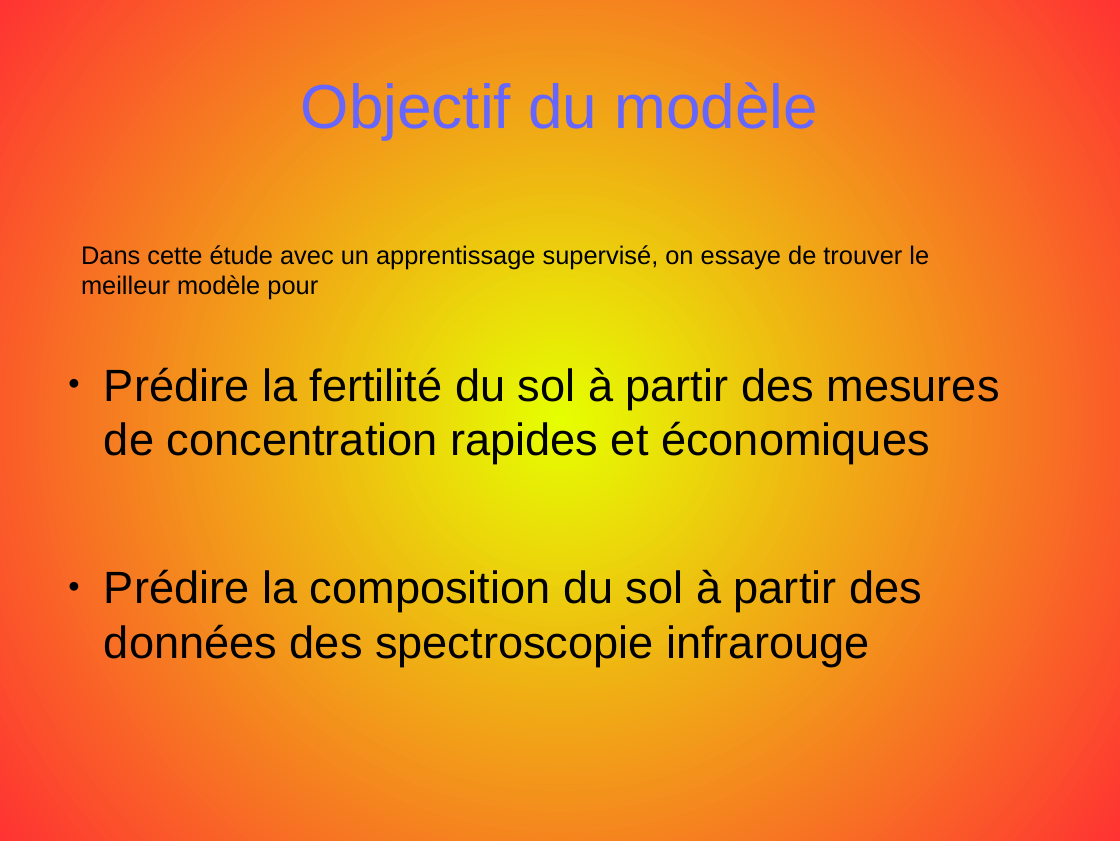
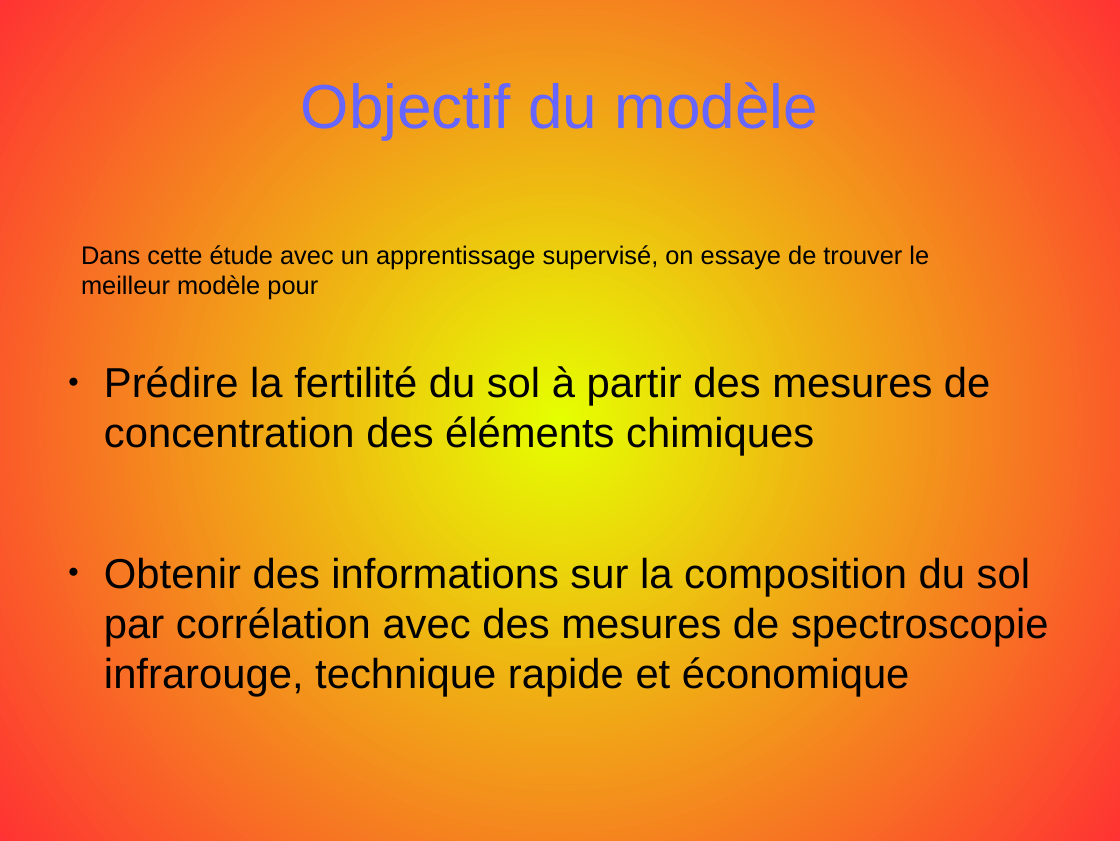
Before and after one commit to opsabarsec/African-soil-chemistry, a slide deck: slide 3 of documents/P7_presentation.odp. Drawn at 1120x841 pixels with LibreOffice and Linux fonts; fonts in the diff are those of the drawing. Boxes give left, top, right and bottom in pixels: in the first picture for what was removed or moved away, otherwise in the second. Text is boxed around its words. In the diff, an @@ line names an element or a change of style, - is before the commit and + after.

Commit message:
presentation updated

```diff
--- a/documents/P7_presentation.odp
+++ b/documents/P7_presentation.odp
@@ text at (x1=104, y1=366, x2=1049, y2=697): text changed; size 32 to 29.6 pt @@
-● Prédire la fertilité du sol à partir des mesures de concentration rapides et économiques
-● Prédire la composition du sol à partir des données des spectroscopie infrarouge
+● Prédire la fertilité du sol à partir des mesures de concentration des éléments chimiques
+● Obtenir des informations sur la composition du sol par corrélation avec des mesures de spectroscopie infrarouge, technique rapide et économique
```
Also in this commit, not shown: 3 other slides changed, 1 other file.
